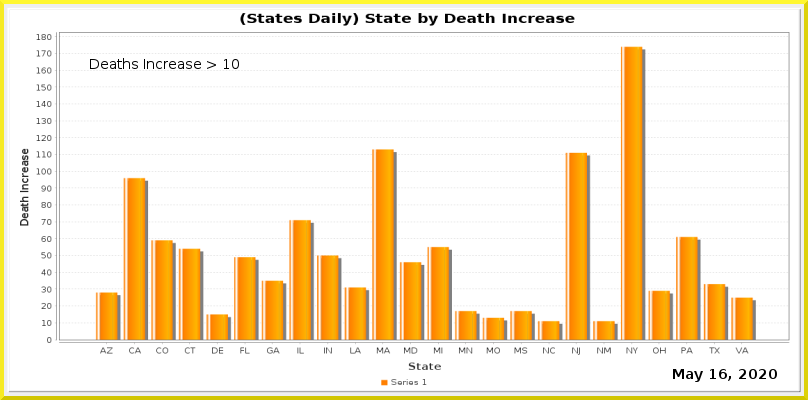
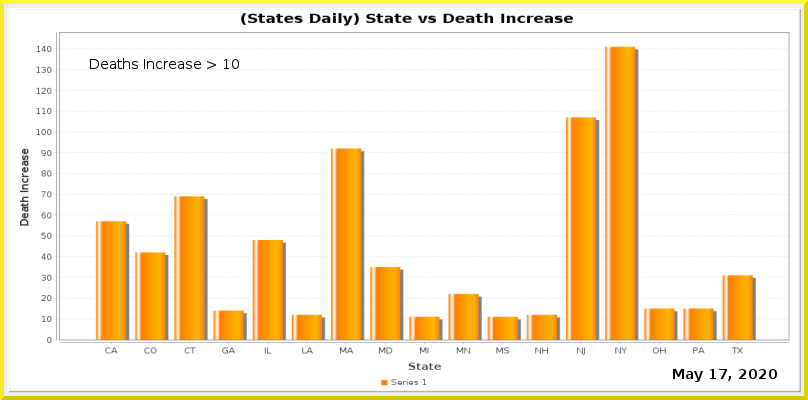
Layered file, before and after one edit (w=808, h=400). Changes by layer:
painted on "Current Date" over [719, 369, 727, 379]
painted on "Date_vs_TestIncrease.png" over [9, 9, 802, 392]
